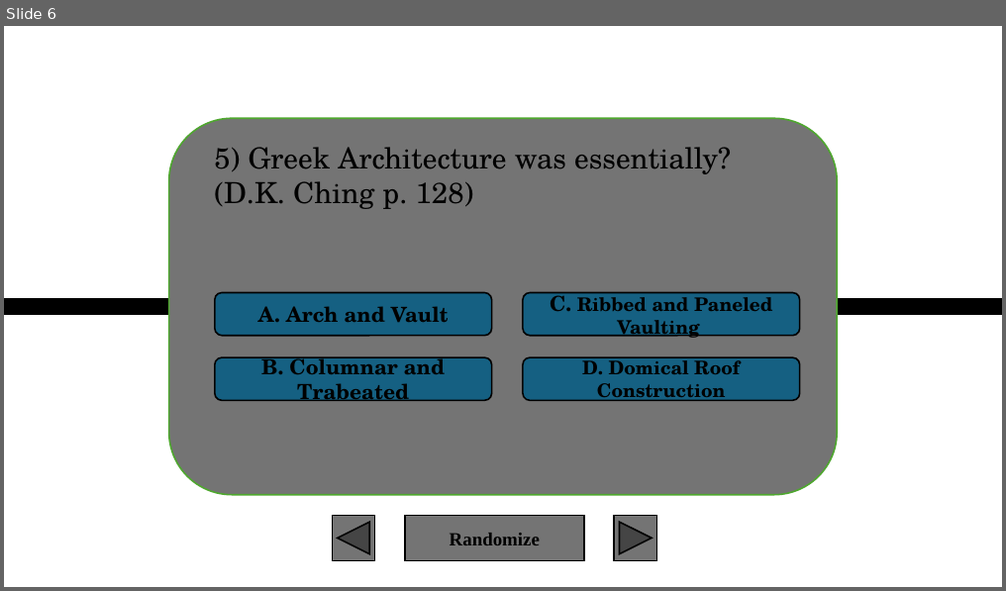
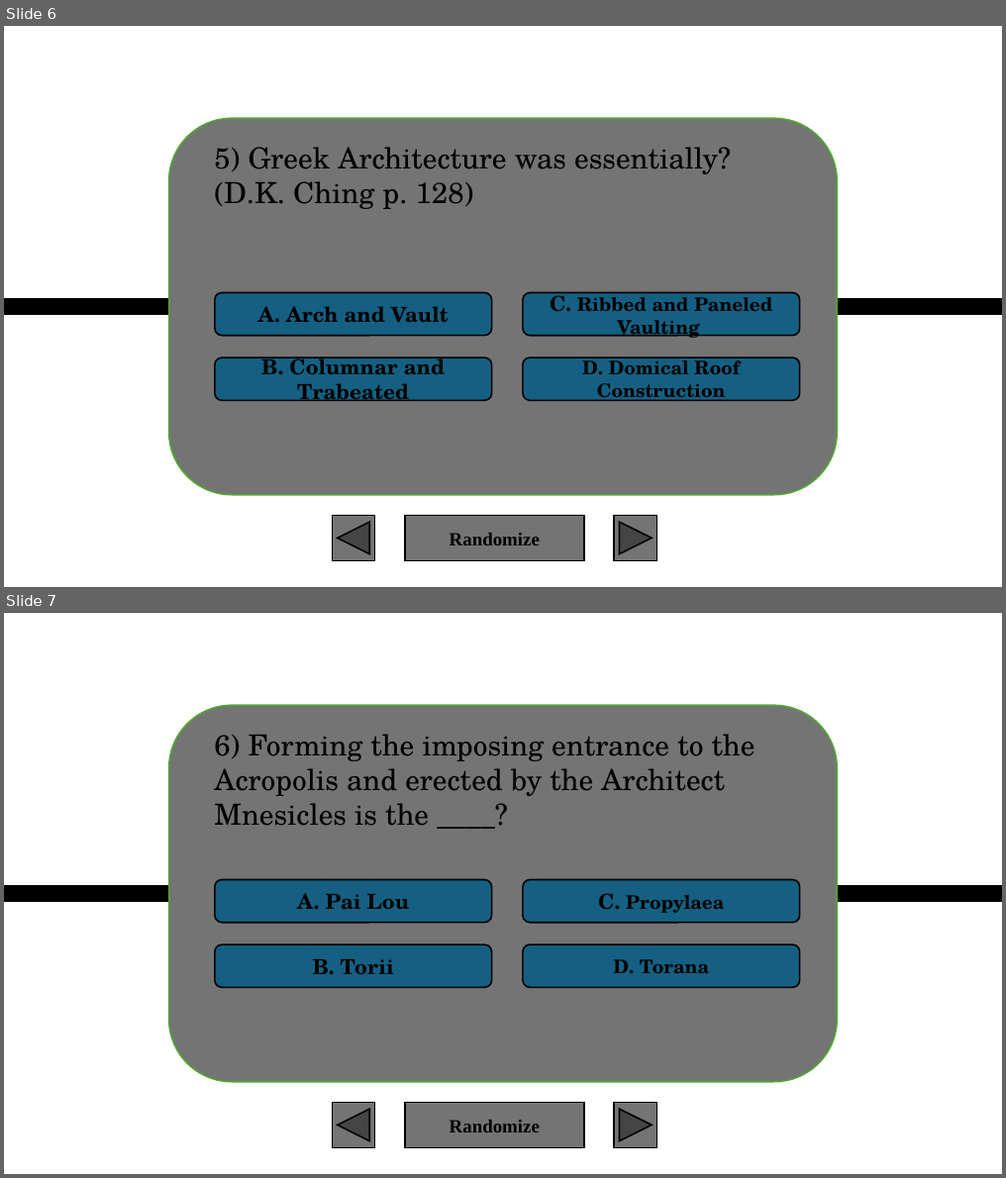
Before and after one commit to XIvanSolomonX/Archi-Reviewer, a slide deck: HOA.pptx.pptm. Shown one above the other, each under a label of ours: slide 6 before the commit, slides 6 and 7 after it. The pictures are 1006x591 and 1006x1178 pixels, drawn with LibreOffice and Linux fonts; fonts in the diff are those of the drawing; background and template pictures are left out. Boxes give left, top, right and bottom in pixels: in the first picture for what was removed or moved away, otherwise in the second. Text is boxed around its words. In the diff, an @@ line names an element or a change of style, - is before the commit and + after.

```diff
--- a/HOA.pptx.pptm
+++ b/HOA.pptx.pptm
@@ slide 7 added at <box>4,613,1002,1174</box>, background picture (left out) @@
@@ rounded rectangle added at <box>168,705,837,1081</box>, fill #747474, outline #4EA72E 1.5 pt @@
@@ text added at <box>214,734,755,826</box>, 28 pt, text #000000 @@
+6) Forming the imposing entrance to the Acropolis and erected by the Architect Mnesicles is the ____?
@@ rounded rectangle added at <box>215,879,492,922</box>, fill #156082, outline #000000 1.5 pt, 20 pt, text #000000, bold @@
+A. Pai Lou
@@ rounded rectangle added at <box>523,879,800,922</box>, fill #156082, outline #000000 1.5 pt, 18 pt, text #000000, bold @@
+C. Propylaea
@@ line added from (4, 894) to (1002, 894), #000000 16 pt @@
@@ rounded rectangle added at <box>215,945,492,987</box>, fill #156082, outline #000000 1.5 pt, 20 pt, text #000000, bold @@
+B. Torii
@@ rounded rectangle added at <box>523,945,800,987</box>, fill #156082, outline #000000 1.5 pt, 18 pt, text #000000, bold @@
+D. Torana
@@ action button back previous added at <box>332,1103,374,1149</box>, fill #747474, outline #000000 1.5 pt @@
@@ action button blank added at <box>405,1103,584,1149</box>, fill #747474, outline #000000 1.5 pt, 18 pt, text #000000, bold @@
+Randomize
@@ action button forward next added at <box>614,1103,656,1149</box>, fill #747474, outline #000000 1.5 pt @@
```
Also in this commit, not shown: 1 slide changed, 3 other slides added, 5 other files.
